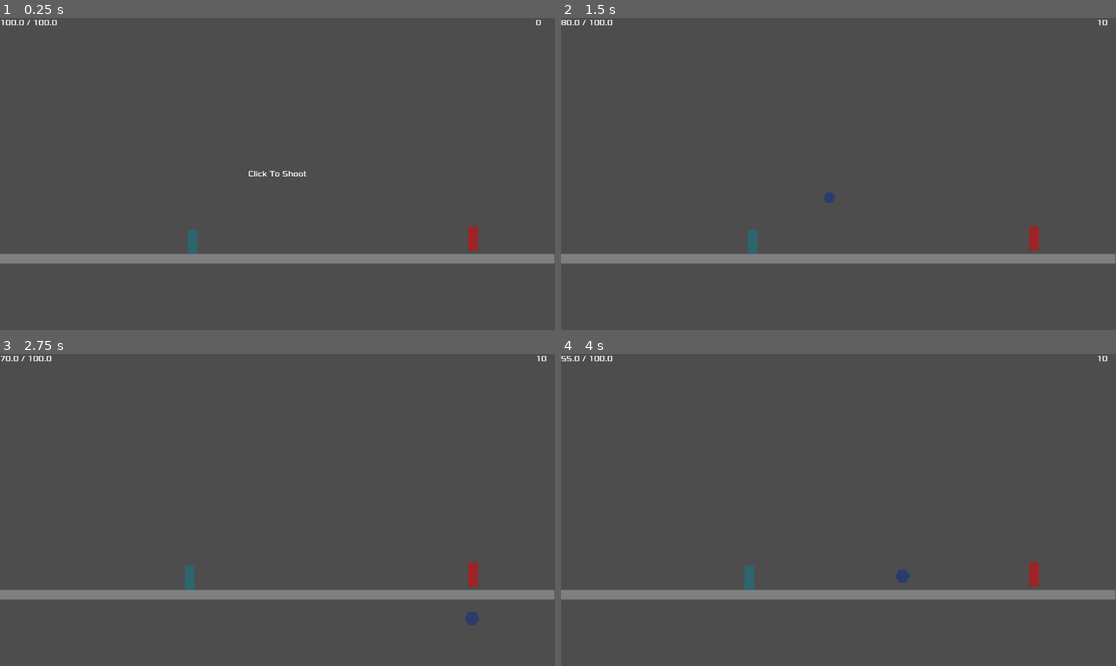
Above: before the commit, frames 1-4 (two rows, left to right).
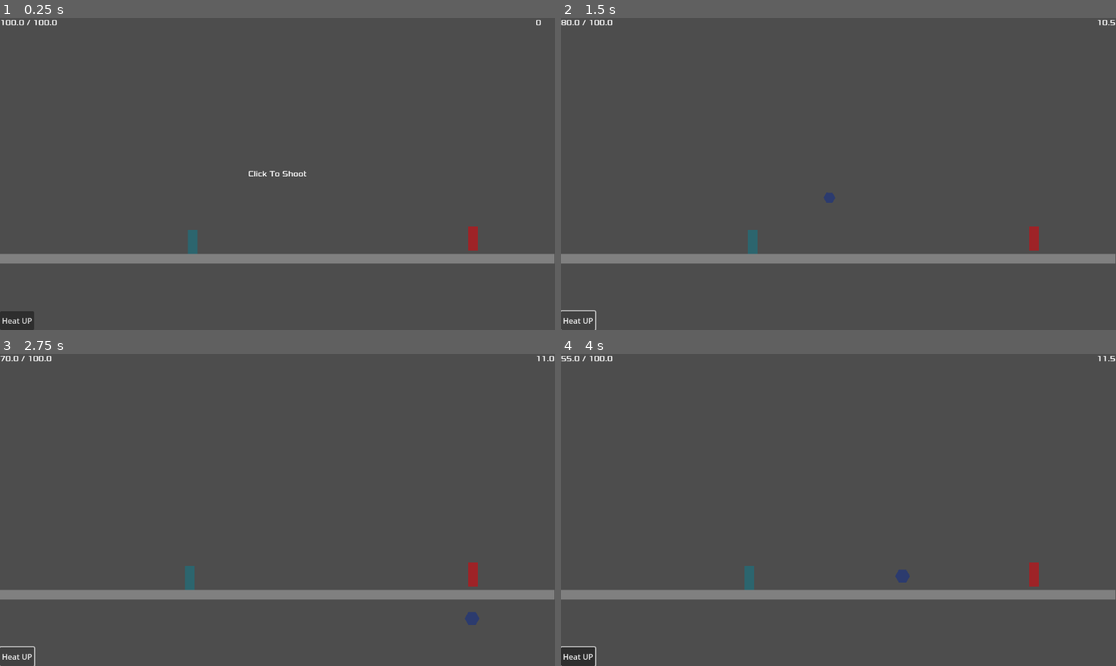
Above: after the commit, the same moments.

Repository: EonViljoen/MerlinEngine
Game: Godot game, scene res://main.tscn
Two runs of this game, one before a commit and one after it. Both use one fixed random seed, a clock stepped at 60 frames per second and the inputs below.
Inputs (mouse positions are in pixels of both pictures, inside the frame that each line leads up to):
- Up to frame 1 (0.25 s): no input
- Up to frame 2 (1.5 s): click (577, 320) at 0.5 s, where only the run after the commit has a clickable "Heat UP"; click (577, 320) at 1.25 s, where only the run after the commit has a clickable "Heat UP"
- Up to frame 3 (2.75 s): click (16, 656) at 2 s, where only the run after the commit has a clickable "Heat UP"
- Up to frame 4 (4 s): move the mouse to (749, 578) at 2.77 s; click (749, 578) at 2.85 s; move the mouse to (727, 525) at 3.52 s; click (727, 525) at 3.6 s

The runs differ from the first frame. In frame 1, 0.3% of the frame differs, in the area x 0-7%, y 93-100%; in frame 2, 0.1%; in frame 3, 0.1%; in frame 4, 0.4%, in the area x 0-100%, y 0-100%.

Commit message:
added button input to act as modifier

Diff:
--- a/hud.tscn
+++ b/hud.tscn
@@ -46,4 +46,16 @@
 one_shot = true
 autostart = true
 
+[node name="HeatUpButton" type="Button" parent="."]
+anchors_preset = 2
+anchor_top = 1.0
+anchor_bottom = 1.0
+offset_top = -39.0
+offset_right = 58.0
+grow_vertical = 0
+size_flags_horizontal = 0
+size_flags_vertical = 8
+text = "Heat UP"
+
 [connection signal="timeout" from="MessageTimer" to="." method="_on_message_timer_timeout"]
+[connection signal="pressed" from="HeatUpButton" to="." method="_on_heat_up_button_pressed"]
--- a/main.tscn
+++ b/main.tscn
@@ -55,7 +55,7 @@
 position = Vector2(400, 464)
 projectileScene = SubResource("PackedScene_272bh")
 roundingStep = 0.01
-spawnRange = 5.0
+spawnRange = 50.0
 currentManaAmount = 100.0
 maxManaAmount = 100.0
 manaRegenRate = 0.05
@@ -73,3 +73,4 @@
 [connection signal="setManaHUD" from="Player" to="HUD" method="_on_player_set_mana_hud"]
 [connection signal="setMessageHUD" from="Player" to="HUD" method="_on_player_set_message_hud"]
 [connection signal="enemyDamage" from="Enemy" to="HUD" method="_on_enemy_enemy_damage"]
+[connection signal="heatUp" from="HUD" to="Player" method="_on_hud_heat_up"]
--- a/scripts/hud.gd
+++ b/scripts/hud.gd
@@ -1,11 +1,11 @@
 extends CanvasLayer
+
+signal heatUp
 
 func show_message(message):
 	$MessageLabel.text = message
 	$MessageLabel.show()
 	$MessageTimer.start()
-
-#func set_mana(currentManaAmount, maxManaAmount):
 
 
 func _on_message_timer_timeout():
@@ -24,3 +24,7 @@
 
 func _on_player_set_message_hud(message) -> void:
 	show_message(message)
+
+
+func _on_heat_up_button_pressed() -> void:
+	emit_signal("heatUp")
--- a/scripts/player.gd
+++ b/scripts/player.gd
@@ -2,6 +2,8 @@
 
 @onready var sprite : Sprite2D = $Sprite2D
 @onready var colShape: CollisionShape2D = $CollisionShape2D
+
+@onready var heatUp: float = 0.0
 
 @export var projectileScene: PackedScene
 @export var roundingStep: float
@@ -51,6 +53,7 @@
 		else:
 			spell.dest = Vector2(activeTarget.global_position.x, activeTarget.global_position.y)
 			self.add_child(spell)
+			spell.get_node("RigidBody2D").damage = 10 + (heatUp * 0.5)
 			spell.global_position.x = self.global_position.x + spawnRange
 
 
@@ -62,3 +65,7 @@
 
 func _on_timer_timeout():
 	regenMana()
+
+
+func _on_hud_heat_up() -> void:
+	heatUp += 1
--- a/scripts/projectile.gd
+++ b/scripts/projectile.gd
@@ -1,9 +1,12 @@
 extends RigidBody2D
 
 @onready var polygon : Polygon2D = $Polygon2D
+@onready var collission: CollisionShape2D = $CollisionShape2D
 
 @export var projectileRadius : int
 @export var segments : int
+
+var damage: float
 
 func _ready() -> void:
 	create_circle(projectileRadius)
--- a/scripts/projectile_physics.gd
+++ b/scripts/projectile_physics.gd
@@ -1,6 +1,5 @@
 extends Node2D
 
-@onready var area2d: Area2D = $RigidBody2D/Area2D
 @onready var rBody: RigidBody2D = $RigidBody2D
 @onready var drop: float = 100
 @onready var baseShootSpeed: float = 10
@@ -48,7 +47,7 @@
 		return
 
 	if body.is_in_group("Targets"):
-		body.take_damage(10)
+		body.take_damage($RigidBody2D.damage)
 		tween.kill()
 		hasCollided = true
 
